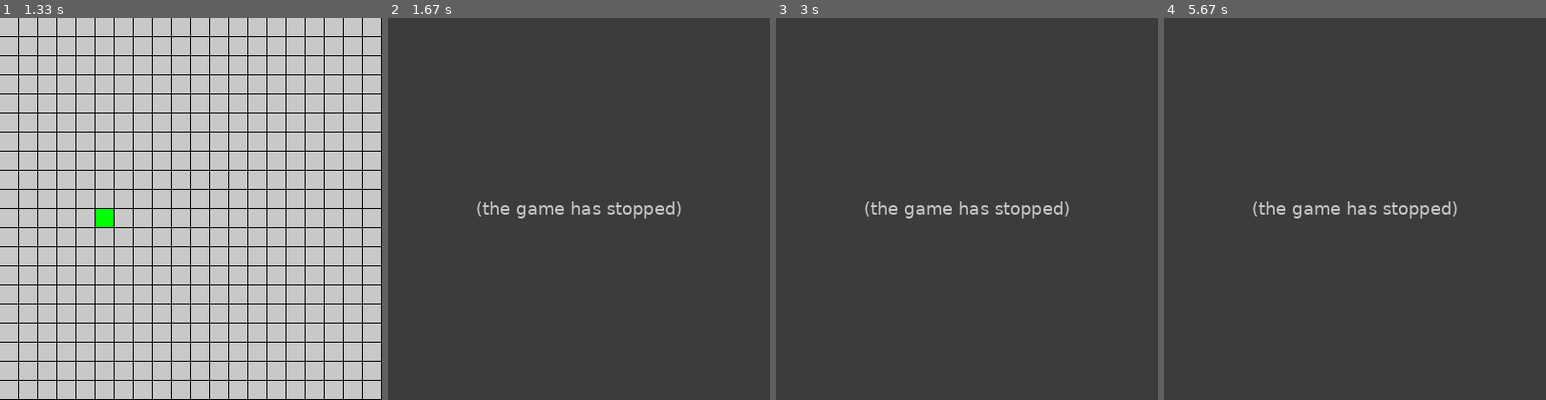
Above: before the commit, frames 1-4 (left to right).
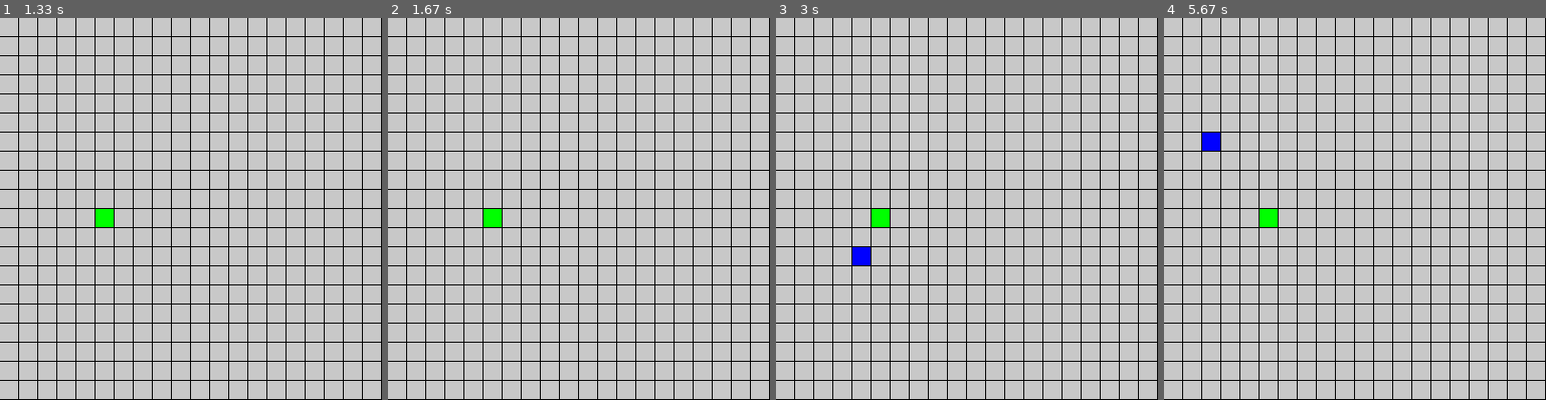
Above: after the commit, the same moments.

Repository: Logan-Ruf/Pathfinding-Visualiser-Python
Game: pygame game, started from EfficientPathAlgorithm.py
Two runs of this game, one before a commit and one after it. Both use one fixed random seed, a clock stepped at 60 frames per second and the inputs below.
Inputs (mouse positions are in pixels of both pictures, inside the frame that each line leads up to):
- Up to frame 1 (1.33 s): press the mouse at (99, 212) at 0.37 s; move the mouse to (164, 254) at 0.47 s; release the mouse at (229, 293) at 0.6 s; press the mouse at (99, 212) at 0.7 s; move the mouse to (95, 140) at 0.8 s; release the mouse at (91, 67) at 0.93 s
- Up to frame 2 (1.67 s): tap Enter at 1.5 s
- Up to frame 3 (3 s): press the mouse at (875, 212) at 1.87 s; move the mouse to (982, 205) at 1.97 s; release the mouse at (1085, 201) at 2.1 s; right-click (860, 251) at 2.72 s
- Up to frame 4 (5.67 s): hold Delete 4.07-4.53 s; move the mouse to (1236, 231) at 4.1 s; right-click (1213, 140) at 5.62 s

Frame 1 is identical in both runs. In frame 2, 100% of the frame differs, in the area x 0-100%, y 0-100%; in frame 3, 100%; in frame 4, 100%.
Error before the commit: IndexError: list index out of range (pathfinder2d.py line 27); the game stopped at 1.5 s (later frames are placeholders)

Commit message:
Added pathfinder3 for refactoring algorithm

Diff:
--- a/EfficientPathAlgorithm.py
+++ b/EfficientPathAlgorithm.py
@@ -1,4 +1,8 @@
-from classes.positiondata import *
+import pygame
+#import classes.tile, classes.grid, classes.pathfinder3
+from classes.tile import *
+from classes.grid import *
+from classes.pathfinder3 import *
 
 #global parameters
 TILESIZE = 20
@@ -10,7 +14,9 @@
 
 #create grid for the first time with variables at the top of the file
 grid = Grid(MAPWIDTH, MAPHEIGHT, TILESIZE)
-pathPosition1 = PositionData(grid)
+mapMaker = MapMaker(grid)
+pathFinder = PathFinder2D(grid.tiles)
+
 hasRun = False
 #main loop
 while True:
@@ -23,31 +29,32 @@
         #when you click the mouse button get the mouse position and set the tile
         #underneath it to goal, start, or obstacle
         if event.type == MOUSEBUTTONDOWN:
+            print(event.pos)
             if hasRun == True:
-                pathPosition1.clearGrid()
+                #reset grid
                 hasRun = False
             if event.button == 1:
-                pathPosition1.changeStartTile(grid.mouseToTile())
-                print("\nStart Position:", pathPosition1.startPos, "\n")
+                #Left Click
+                mapMaker.setStart(grid.mouseToTile(event.pos))
+                pass
             if event.button == 3:
-                pathPosition1.changeGoalTile(grid.mouseToTile())
-                print("\nGoal Position:", pathPosition1.goalPos, "\n")
+                #Right Click
+                mapMaker.setEnd(grid.mouseToTile(event.pos))
+                pass
             if event.button == 2:
-                pathPosition1.changeObstacleTile(grid.mouseToTile())
-                print("\nObstacle Positions:", pathPosition1.obstaclesPos, "\n")
+                #Middle Click
+                pass
+
+
         #press Enter to start the algorith, Delete to clear the grid, or
         #Escape to exit the program
         if event.type == KEYDOWN:
             if event.key == K_RETURN:
-                pathPosition1.findPath()
-                pathPosition1.traversePath()
+                #start pathfinding
                 hasRun = True
             if event.key == K_DELETE:
-                pathPosition1.clearGrid()
-                print("\nGrid Cleared\n")
-                print("Start Position:", pathPosition1.startPos)
-                print("Goal Position:", pathPosition1.goalPos)
-                print("Obstacle Positions:", pathPosition1.obstaclesPos, "\n")
+                #clear grid
+                pass
             if event.key == K_ESCAPE:
                 pygame.quit()
                 sys.exit()
--- a/classes/grid.py
+++ b/classes/grid.py
@@ -44,6 +44,9 @@
             for tile in row:
                 tile.reset()
 
+    def resetTile(self, pos):
+        self.tiles[pos[0]][pos[1]].reset()
+
     def changeColor(self, pos, *rgb):
         self.tiles[pos[0]][pos[1]].newColor(rgb)
 
@@ -54,11 +57,10 @@
 
     #takes in grid coordinate and changed that tile to a random color
     def randomTileColor(self, pos):
-        self.changeColor(randomColor())
+        self.changeColor(pos, randomColor())
 
     #gets mouse position and turns into a grid coordinate based on the tile size
-    def mouseToTile(self):
-        pos = pygame.mouse.get_pos()
+    def mouseToTile(self, pos):
         xCor = int(pos[0] / self.tileSize)
         yCor = int(pos[1] / self.tileSize)
         tile = (xCor, yCor)
--- /dev/null
+++ b/classes/pathfinder3.py
@@ -0,0 +1,43 @@
+'''
+Requirements for this algorithm
+
+Does not store any data other than start and end position after switching to new
+node.
+
+Stores data like distance from start on current path and other data in tile
+
+
+each node needs to store its distance from start from path
+its absolute distance from end
+which sides have walls next to them
+'''
+class MapMaker:
+
+    def __init__(self, grid):
+        self.grid = grid
+        self.startTile = (-1, -1)
+        self.endTile =   (-1, -1)
+
+    def setStart(self, pos):
+        if self.startTile != (-1,-1):
+            #reset current tile
+            self.grid.resetTile(self.startTile)
+        #use pos to set new tile as tart
+        self.grid.tiles[pos[0]][pos[1]].setStart()
+        self.startTile = pos
+
+    def setEnd(self, pos):
+        if self.endTile != (-1,-1):
+            #reset current tile
+            self.grid.resetTile(self.endTile)
+        #use pos to set new tile as end
+        self.grid.tiles[pos[0]][pos[1]].setEnd()
+        self.endTile = pos
+
+class PathFinder2D:
+
+    def __init__ (self, gridArray):
+        self.gridArray = gridArray
+
+    def pathAlgorithm(self):
+        pass
--- a/classes/tile.py
+++ b/classes/tile.py
@@ -31,6 +31,7 @@
         self.newColor((200,200,200))
         self.draw()
 
+#setTYPE methods reset tile first then set attributes to be the right type
     def setWall(self):
         self.reset()
         self.isWall = True
